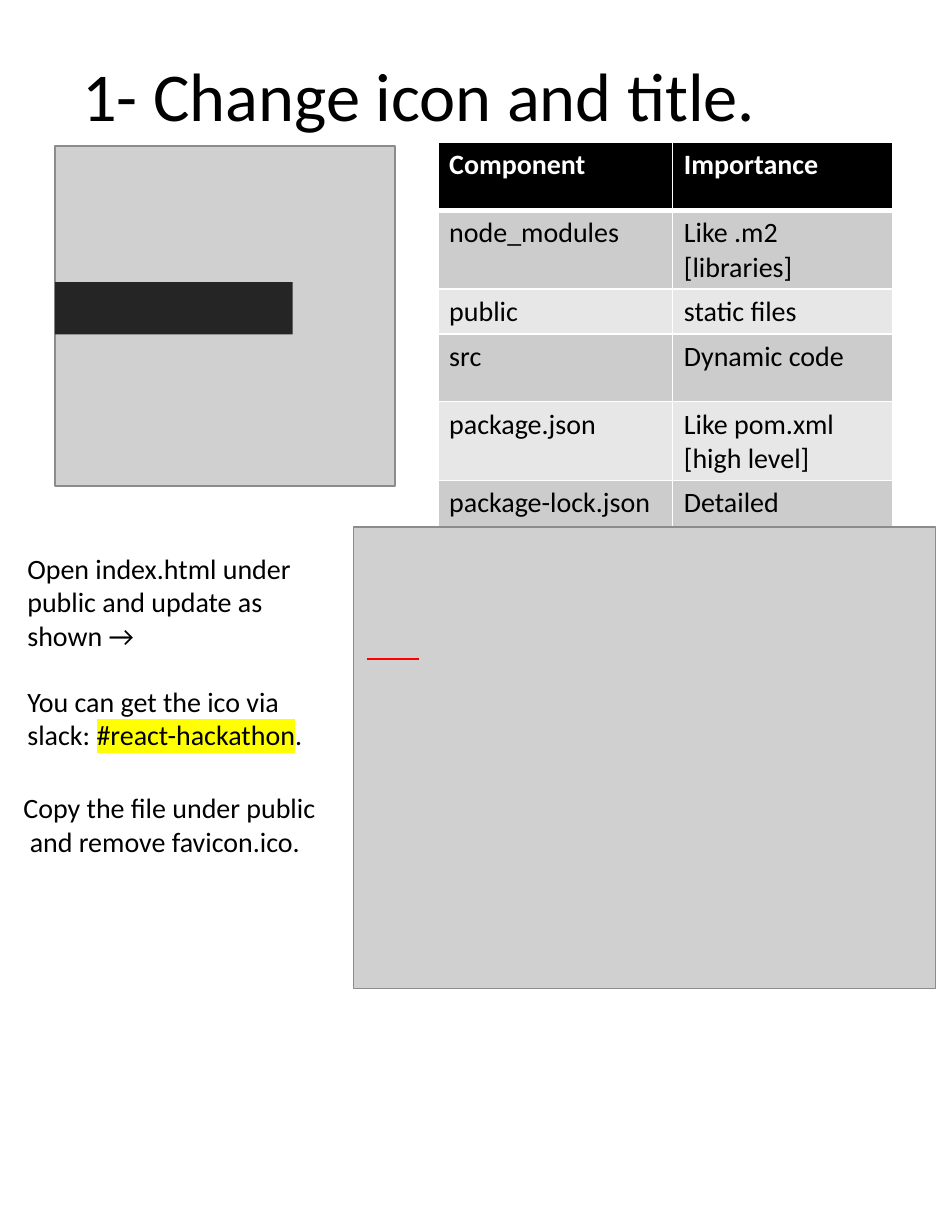
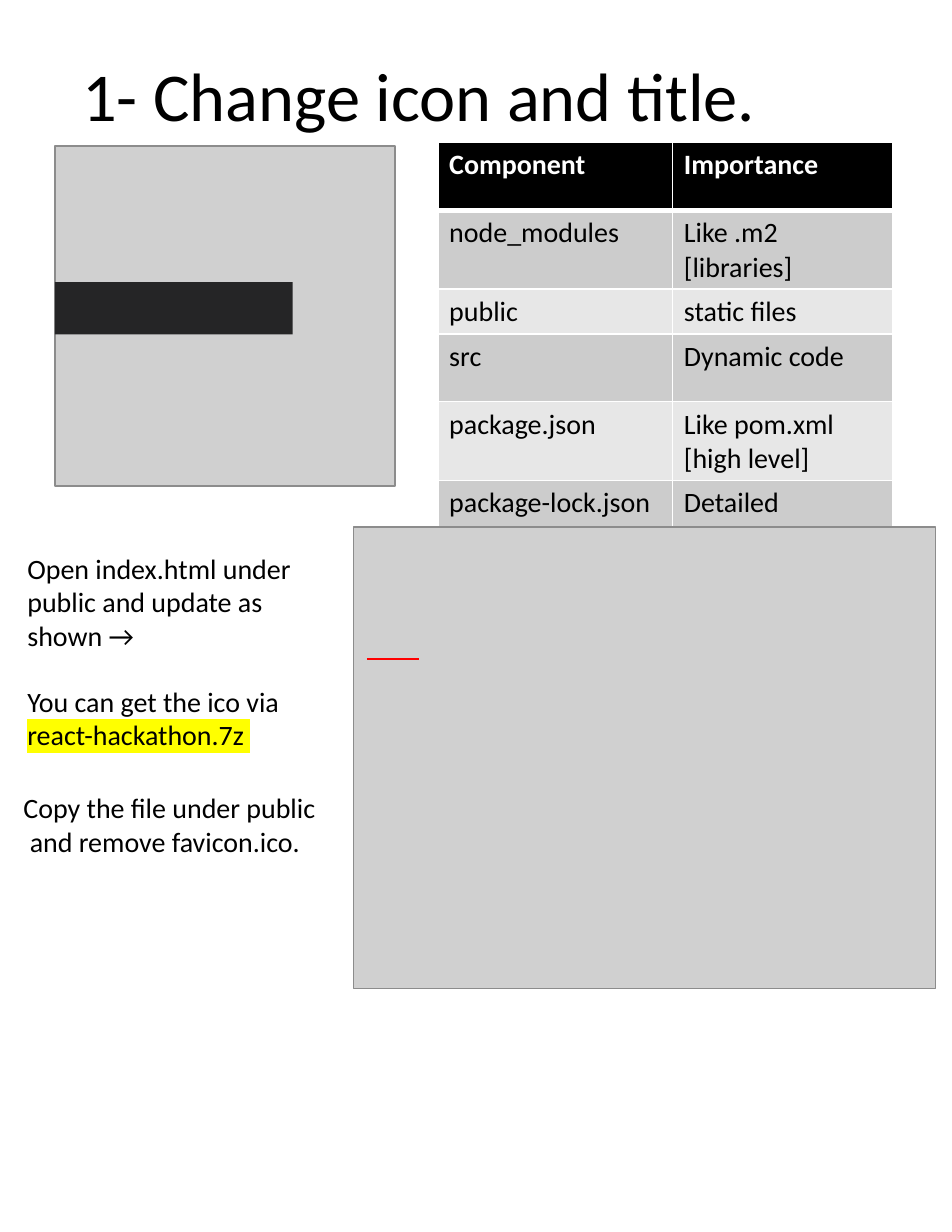
Before and after one commit to scorpion0511/mytracker, a slide deck: slide 13 of doc/React.pptx. Drawn at 952x1232 pixels with LibreOffice and Linux fonts; fonts in the diff are those of the drawing; grey boxes stand for pictures. Boxes give left, top, right and bottom in pixels: in the first picture for what was removed or moved away, otherwise in the second. Text is boxed around its words. In the diff, an @@ line names an element or a change of style, - is before the commit and + after.

```diff
--- a/doc/React.pptx
+++ b/doc/React.pptx
@@ text at bbox=[27, 725, 244, 746]: text changed @@
-slack: #react-hackathon.
+react-hackathon.7z
```
Also in this commit, not shown: 5 other slides changed, 4 slides added, 4 slides removed.
